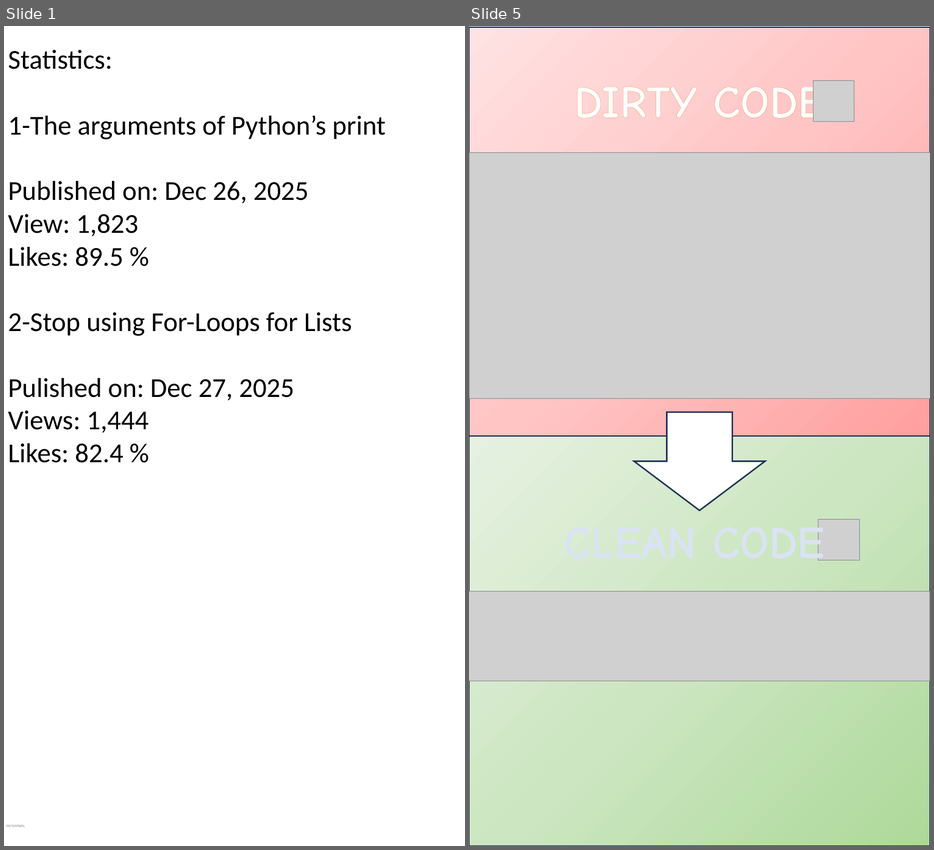
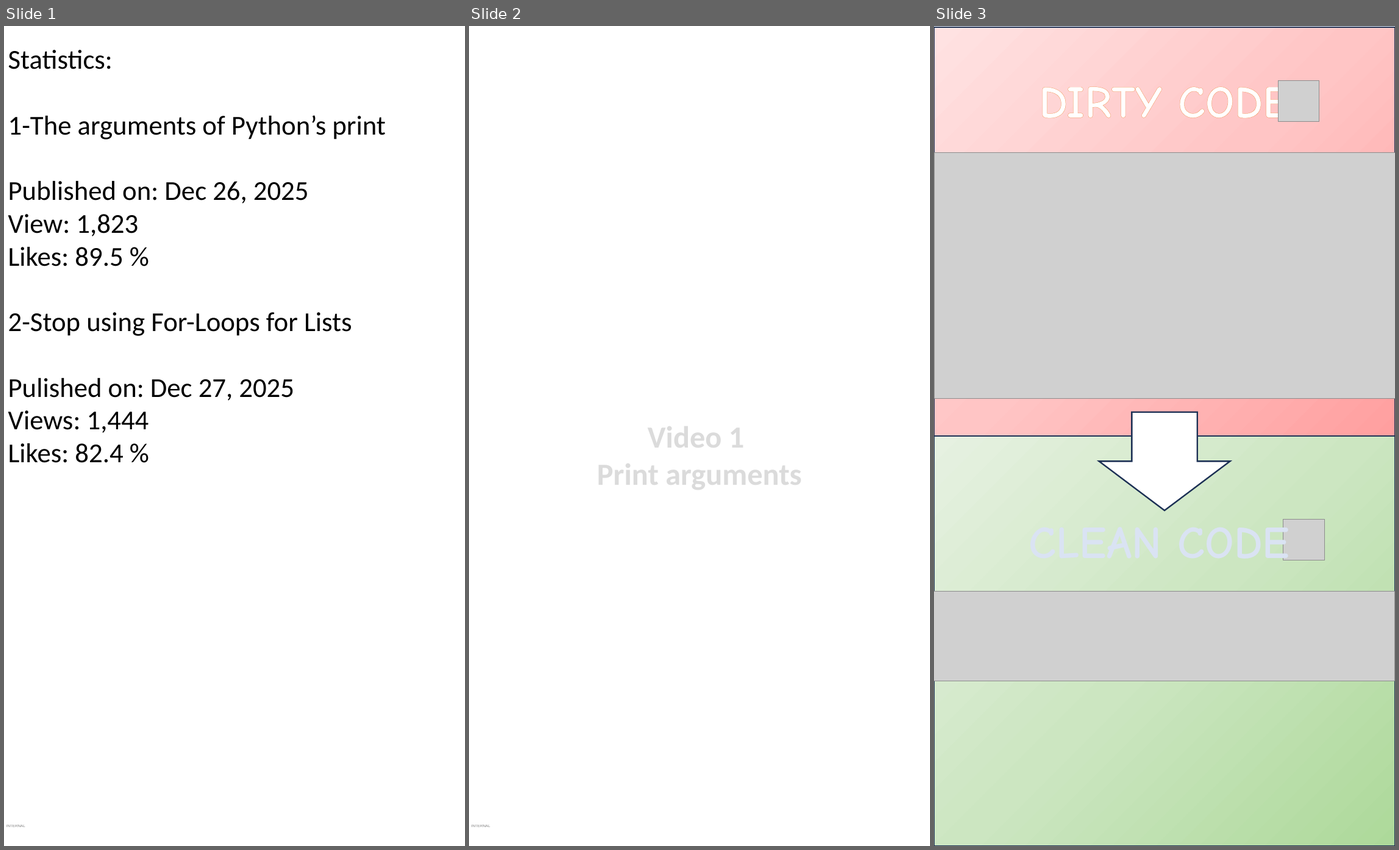
Before and after one commit to ebrahimsalehi1/python_codes, a slide deck: assets/get-ready.pptx. Shown side by side, each under a label of ours: slides 1 and 5 before the commit, slides 1, 2 and 3 after it; the slides between them are not shown. The pictures are 934x850 and 1399x850 pixels, drawn with LibreOffice and Linux fonts; fonts in the diff are those of the drawing; grey boxes stand for pictures. Boxes give left, top, right and bottom in pixels: in the first picture for what was removed or moved away, otherwise in the second. Text is boxed around its words. In the diff, an @@ line names an element or a change of style, - is before the commit and + after.

Commit message:
feat: refactored the structure of project+added two videos

```diff
--- a/assets/get-ready.pptx
+++ b/assets/get-ready.pptx
@@ slide 2 added at <box>469,26,930,846</box>, background #FFFFFF; not listed: 1 template element that a slide beside it also shows @@
@@ text added at <box>597,419,801,493</box>, 54 pt, text pattern #A5A5A5 on #DBDBDB, bold @@
+Video 1
+Print arguments
@@ what was slide 5 is now slide 3 @@
```
Also in this commit, not shown: 2 other slides added, 4 slides removed, 18 other files.
